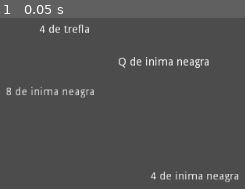
Above: before the commit, frame 1.
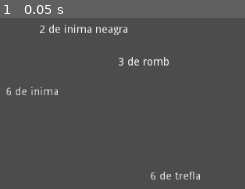
Above: after the commit, the same moment.

Repository: f24816/roguelike
Game: Godot game, scene res://Node2D.tscn
The game is run twice, just before and just after one commit, with the same random seed, the same clock (stepped at 60 frames per second) and the same inputs.
Inputs:
- Up to frame 1 (0.05 s): no input

The runs differ from the first frame. In frame 1, 2.9% of the frame differs, in the area x 2-98%, y 3-96%.

Commit message:
changes

Diff:
--- a/Node2D.gd
+++ b/Node2D.gd
@@ -20,18 +20,8 @@
 
 	while i < 4:
 		i += 1
-		randomize()
+		_create_card()
 
-		var card = round(rand_range(0,12))
-		var color = round(rand_range(0,3))
-		var cardcolor = colors[color]
-		var cardsymbol = cards[card]
-		var cardvalue = card + 2
-		# Create an instance as child.
-		var GrabedInstance= Carte.instance()
-		self.add_child(GrabedInstance)
-
-		value = ("%s de %s" % [cardsymbol, cardcolor])
 		#################
 		# May want to create unique id for cards
 		# When you execute function delta, emit signal to cards.
@@ -42,5 +32,18 @@
 		# what data has been recieved, having less if statements with each created card.
 		#################
 
-		# After ading instance you can conect or emit signal with values, they have to be in order at the recepient.
-		emit_signal("cardvalues", value ,cardvalue, cardcolor)
+func _create_card():
+	randomize()
+	# Make sure to randomise to get a new value.
+	var card = round(rand_range(0,12))
+	var color = round(rand_range(0,3))
+	var cardcolor = colors[color]
+	var cardsymbol = cards[card]
+	var cardvalue = card + 2
+	# Create an instance as child.
+	var GrabedInstance= Carte.instance()
+	self.add_child(GrabedInstance)
+	# Rename this variable text_value or label_text.
+	value = ("%s de %s" % [cardsymbol, cardcolor])
+	# After ading instance you can conect or emit signal with values, they have to be in order at the recepient.
+	emit_signal("cardvalues", value ,cardvalue, cardcolor)
